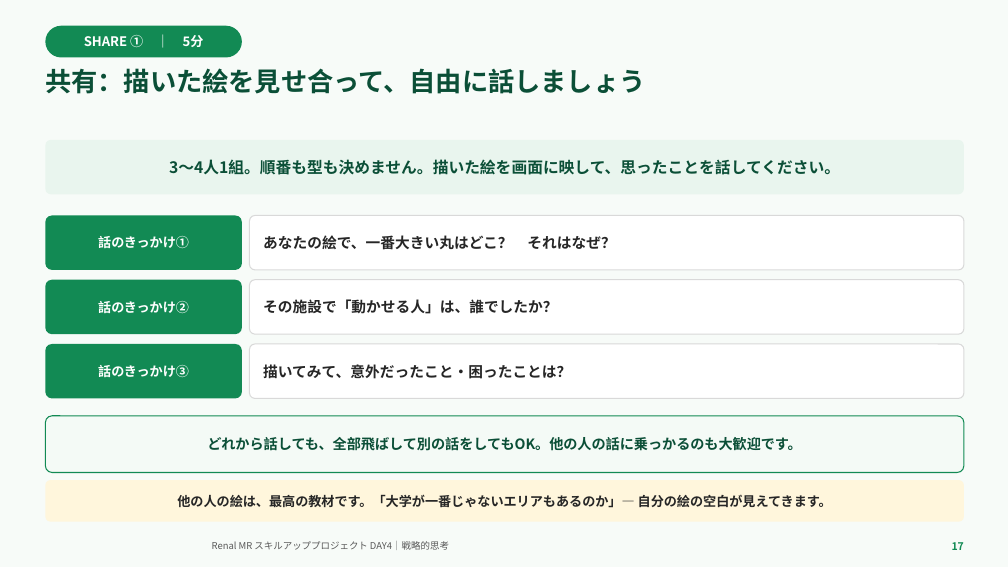
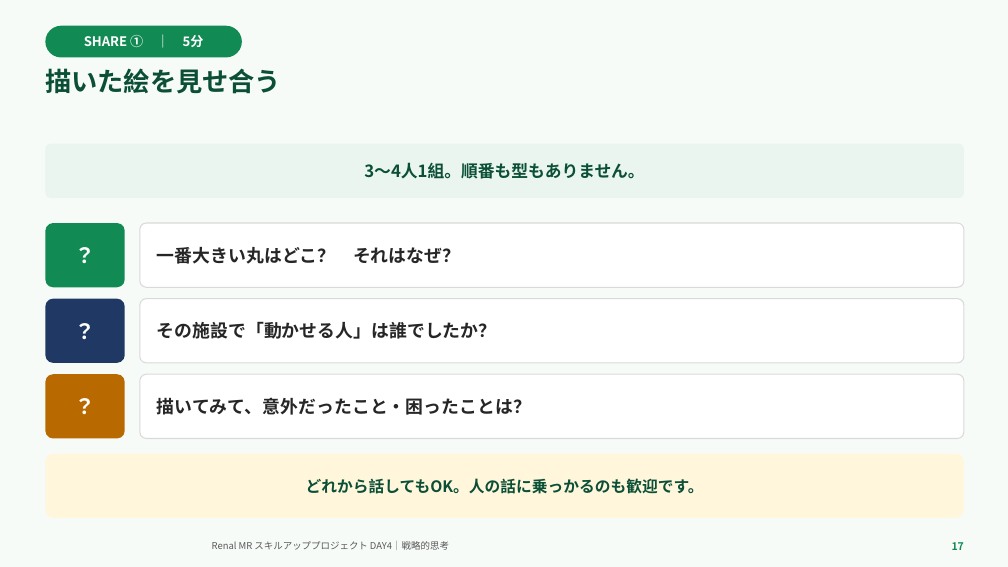
Before and after one commit to TAKUYA-1187/Claude, a slide deck: slide 17 of novartis_training/DAY4_ちょっと分かるだけで世界が変わる.pptx. Drawn at 1008x567 pixels with LibreOffice and Linux fonts; fonts in the diff are those of the drawing; background and template pictures are left out. Boxes give left, top, right and bottom in pixels: in the first picture for what was removed or moved away, otherwise in the second. Text is boxed around its words. In the diff, an @@ line names an element or a change of style, - is before the commit and + after.

```diff
--- a/novartis_training/DAY4_ちょっと分かるだけで世界が変わる.pptx
+++ b/novartis_training/DAY4_ちょっと分かるだけで世界が変わる.pptx
@@ text at (45, 68, 281, 94): text changed @@
-共有：描いた絵を見せ合って、自由に話しましょう
+描いた絵を見せ合う
@@ rounded rectangle "3〜4人1組。順番も型もありません。": place and size @@
-rounded rectangle "3〜4人1組。順番も型もありません。" at (45, 140, 964, 194)
+rounded rectangle "3〜4人1組。順番も型もありません。" at (45, 144, 964, 198)
@@ text in rounded rectangle at (364, 162, 644, 179): text changed; size 15 to 16 pt @@
-3〜4人1組。順番も型も決めません。描いた絵を画面に映して、思ったことを話してください。
+3〜4人1組。順番も型もありません。
@@ rounded rectangle "？": place and size @@
-rounded rectangle "？" at (45, 216, 242, 270)
+rounded rectangle "？" at (45, 223, 125, 287)
@@ text in rounded rectangle at (98, 236, 189, 248): text changed; size 12.5 to 20 pt @@
-話のきっかけ①
+？
@@ rounded rectangle "一番大きい丸はどこ？ それはなぜ？": place and size @@
-rounded rectangle "一番大きい丸はどこ？ それはなぜ？" at (250, 216, 964, 270)
+rounded rectangle "一番大きい丸はどこ？ それはなぜ？" at (140, 223, 964, 287)
@@ text in rounded rectangle at (157, 247, 460, 264): text changed; size 14 to 17 pt @@
-あなたの絵で、一番大きい丸はどこ？ それはなぜ？
+一番大きい丸はどこ？ それはなぜ？
@@ rounded rectangle "？": place and size @@
-rounded rectangle "？" at (45, 280, 242, 334)
+rounded rectangle "？" at (45, 299, 125, 363)
@@ rounded rectangle "？" at (45, 299, 125, 363): fill #128A54 to #1F3864 @@
@@ rounded rectangle "その施設で「動かせる人」は誰でしたか？": place and size @@
-rounded rectangle "その施設で「動かせる人」は誰でしたか？" at (250, 280, 964, 334)
+rounded rectangle "その施設で「動かせる人」は誰でしたか？" at (140, 299, 964, 363)
@@ text in rounded rectangle at (98, 301, 189, 313): text changed; size 12.5 to 20 pt @@
-話のきっかけ②
+？
@@ text in rounded rectangle at (157, 321, 497, 339): text changed; size 14 to 17 pt @@
-その施設で「動かせる人」は、誰でしたか？
+その施設で「動かせる人」は誰でしたか？
@@ rounded rectangle "？": place and size @@
-rounded rectangle "？" at (45, 344, 242, 399)
+rounded rectangle "？" at (45, 374, 125, 439)
@@ rounded rectangle "？" at (45, 374, 125, 439): fill #128A54 to #B86A00 @@
@@ text in rounded rectangle at (98, 365, 189, 377): text changed; size 12.5 to 20 pt @@
-話のきっかけ③
+？
@@ rounded rectangle "描いてみて、意外だったこと・困ったことは？": place and size @@
-rounded rectangle "描いてみて、意外だったこと・困ったことは？" at (250, 344, 964, 399)
+rounded rectangle "描いてみて、意外だったこと・困ったことは？" at (140, 374, 964, 439)
@@ rounded rectangle "描いてみて、意外だったこと・困ったことは？" at (140, 374, 964, 439): size 14 to 17 pt @@
@@ rounded rectangle "どれから話してもOK。人の話に乗っかるのも歓迎です。": place and size @@
-rounded rectangle "どれから話してもOK。人の話に乗っかるのも歓迎です。" at (45, 416, 964, 473)
+rounded rectangle "どれから話してもOK。人の話に乗っかるのも歓迎です。" at (45, 454, 964, 518)
@@ rounded rectangle "どれから話してもOK。人の話に乗っかるのも歓迎です。" at (45, 454, 964, 518): fill #F4FAF6 to #FFF6DC; outline #128A54 1 pt to none @@
@@ text in rounded rectangle at (306, 478, 704, 494): text changed; size 13.5 to 15 pt @@
-どれから話しても、全部飛ばして別の話をしてもOK。他の人の話に乗っかるのも大歓迎です。
+どれから話してもOK。人の話に乗っかるのも歓迎です。
@@ rounded rectangle removed at (45, 480, 964, 522) @@
-他の人の絵は、最高の教材です。「大学が一番じゃないエリアもあるのか」— 自分の絵の空白が見えてきます。
```
Also in this commit, not shown: 25 other slides changed, 1 other file.
